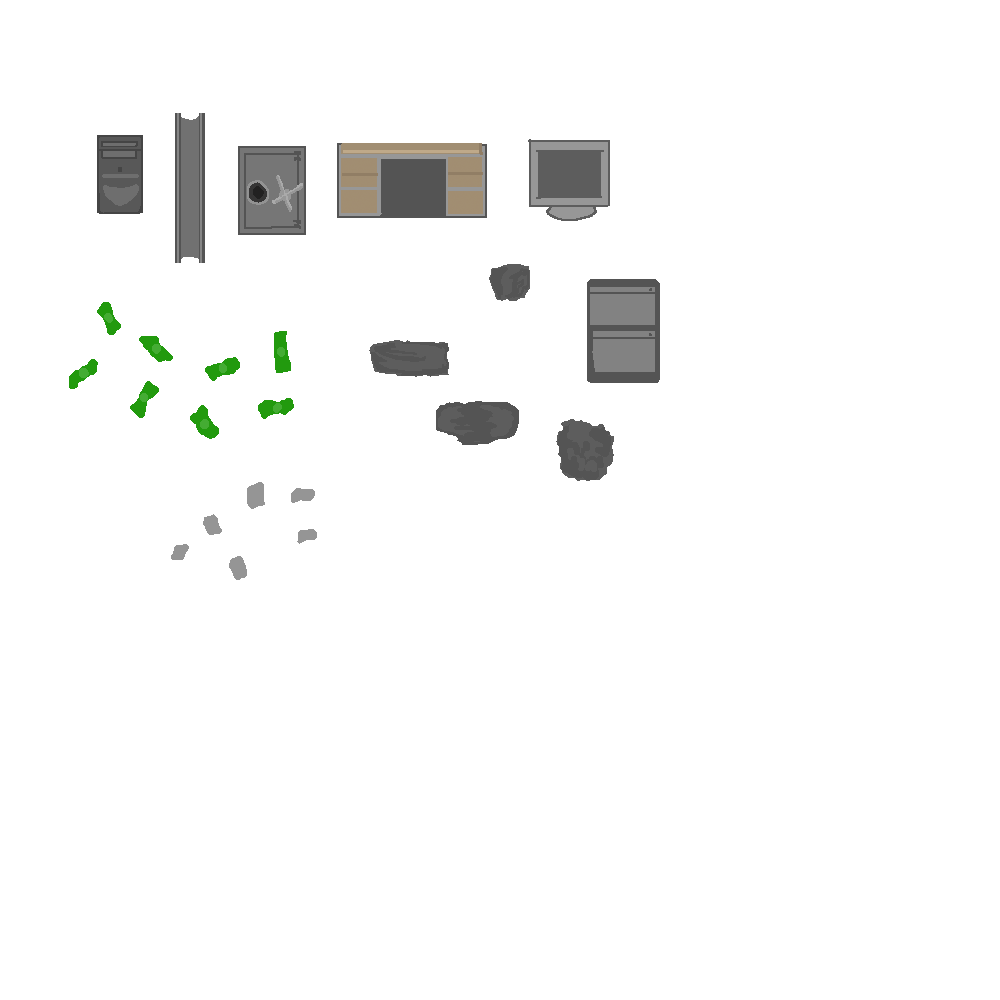
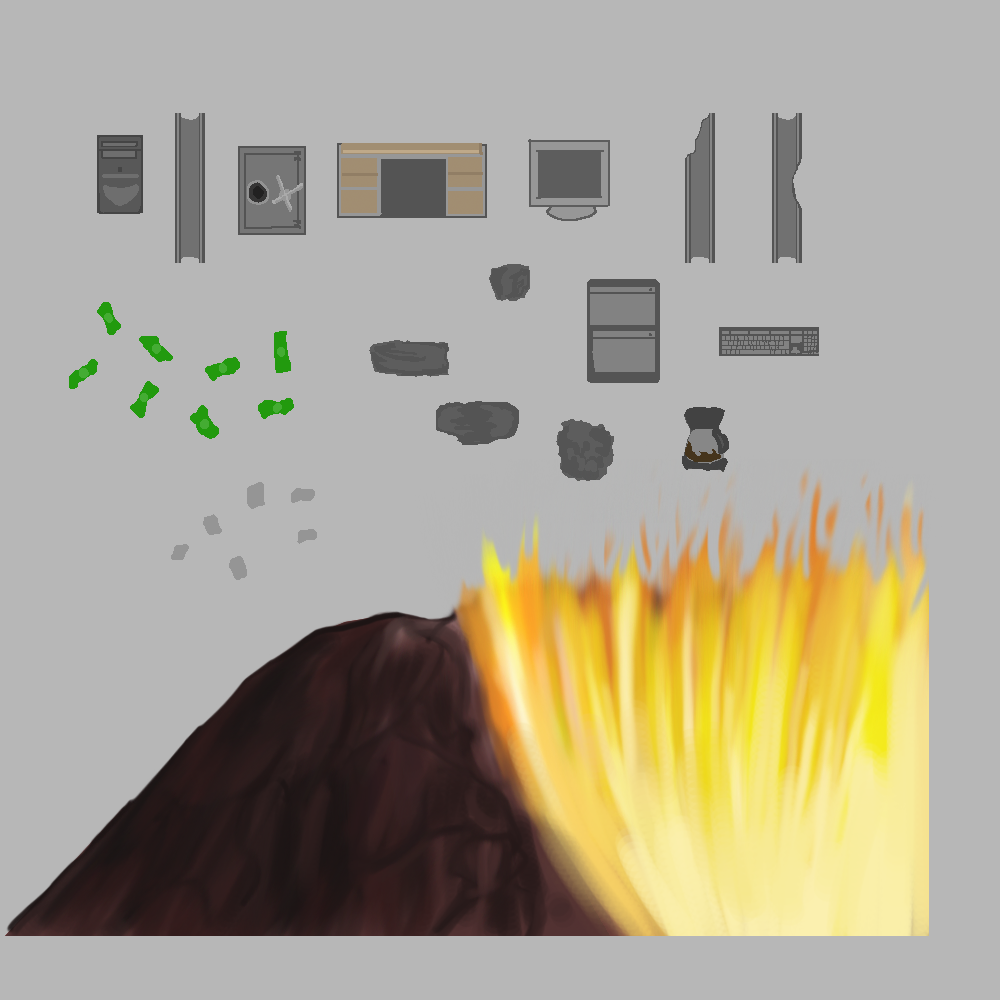
Layers edited between the first and the second (1000, 1000) image:
added layer "Layer 5" above "Layer 4" over [5, 445, 942, 936]
painted on "Layer 4" over [682, 113, 819, 472]
showed "Layer 2" over [0, 0, 1000, 1000]
